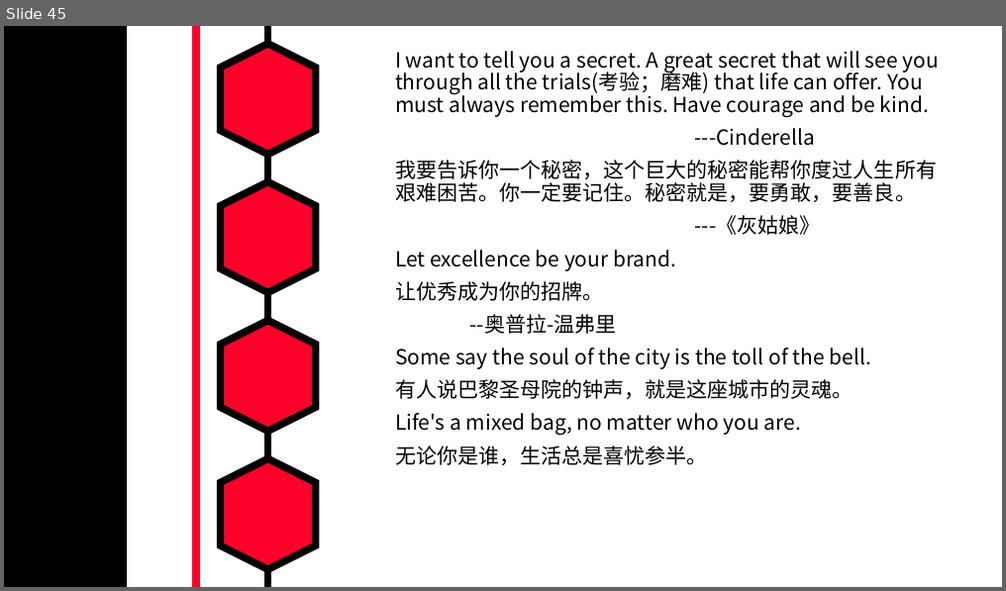
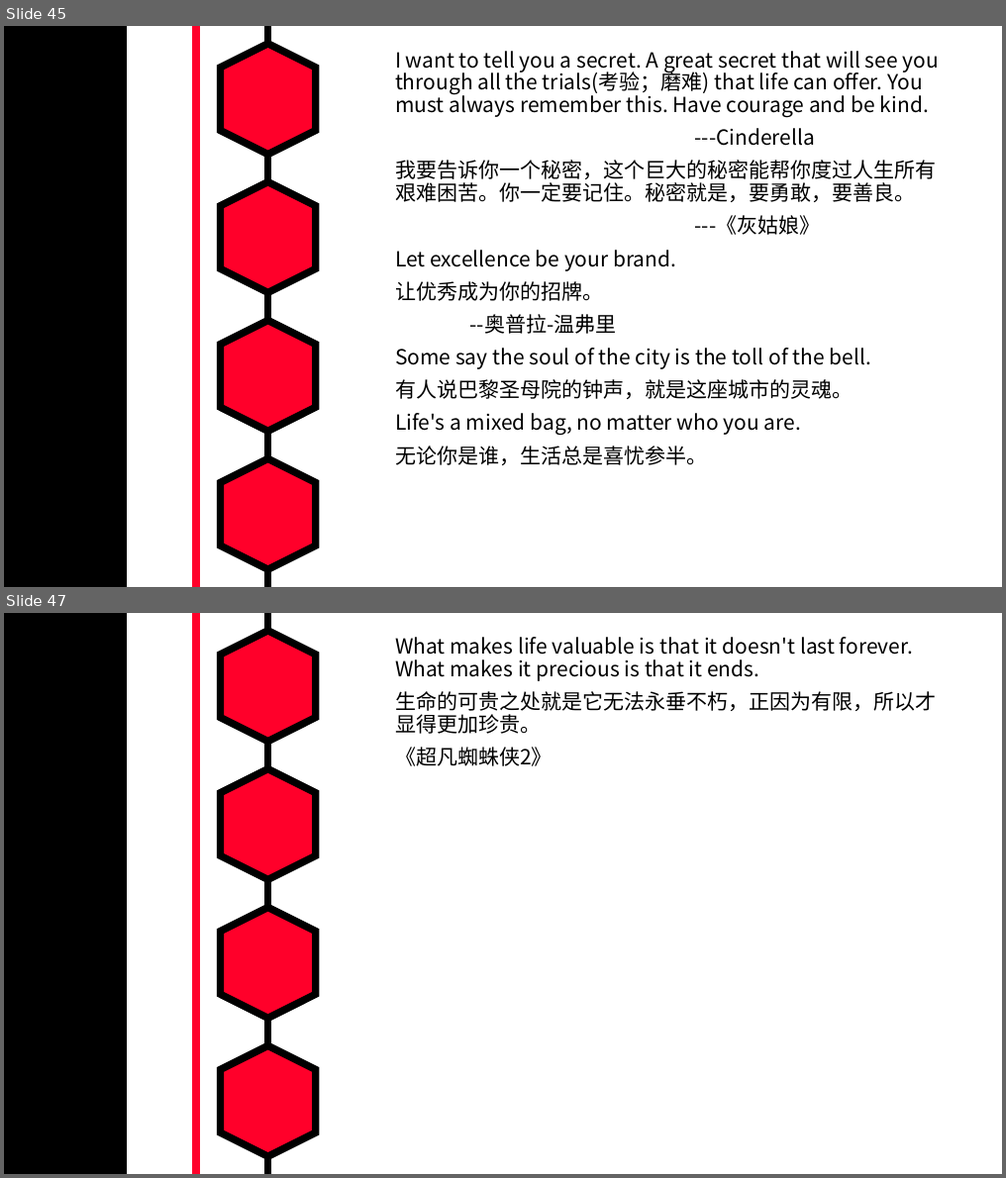
Before and after one commit to MarkShen1992/PPT-template, a slide deck: morning reading/iridescent english sentenses.pptx. Shown one above the other, each under a label of ours: slide 45 before the commit, slides 45 and 47 after it; the slides between them are not shown. The pictures are 1006x591 and 1006x1178 pixels, drawn with LibreOffice and Linux fonts; fonts in the diff are those of the drawing. Boxes give left, top, right and bottom in pixels: in the first picture for what was removed or moved away, otherwise in the second. Text is boxed around its words. In the diff, an @@ line names an element or a change of style, - is before the commit and + after.

```diff
--- a/morning reading/iridescent english sentenses.pptx
+++ b/morning reading/iridescent english sentenses.pptx
@@ slide 47 added at <box>4,613,1002,1174</box>, background #FFFFFF; not listed: 7 template elements that a slide beside it also shows @@
@@ text added at <box>395,637,937,766</box>, 20 pt, text #000000 @@
+What makes life valuable is that it doesn't last forever. What makes it precious is that it ends.
+生命的可贵之处就是它无法永垂不朽，正因为有限，所以才显得更加珍贵。
+《超凡蜘蛛侠2》
```
Also in this commit, not shown: 4 slides changed, 2 other slides added.
